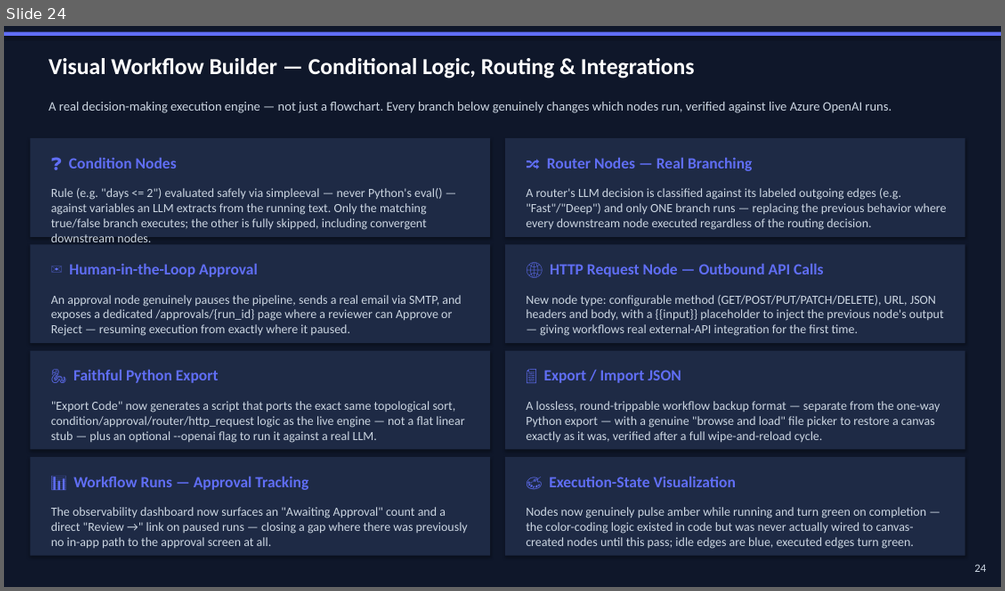
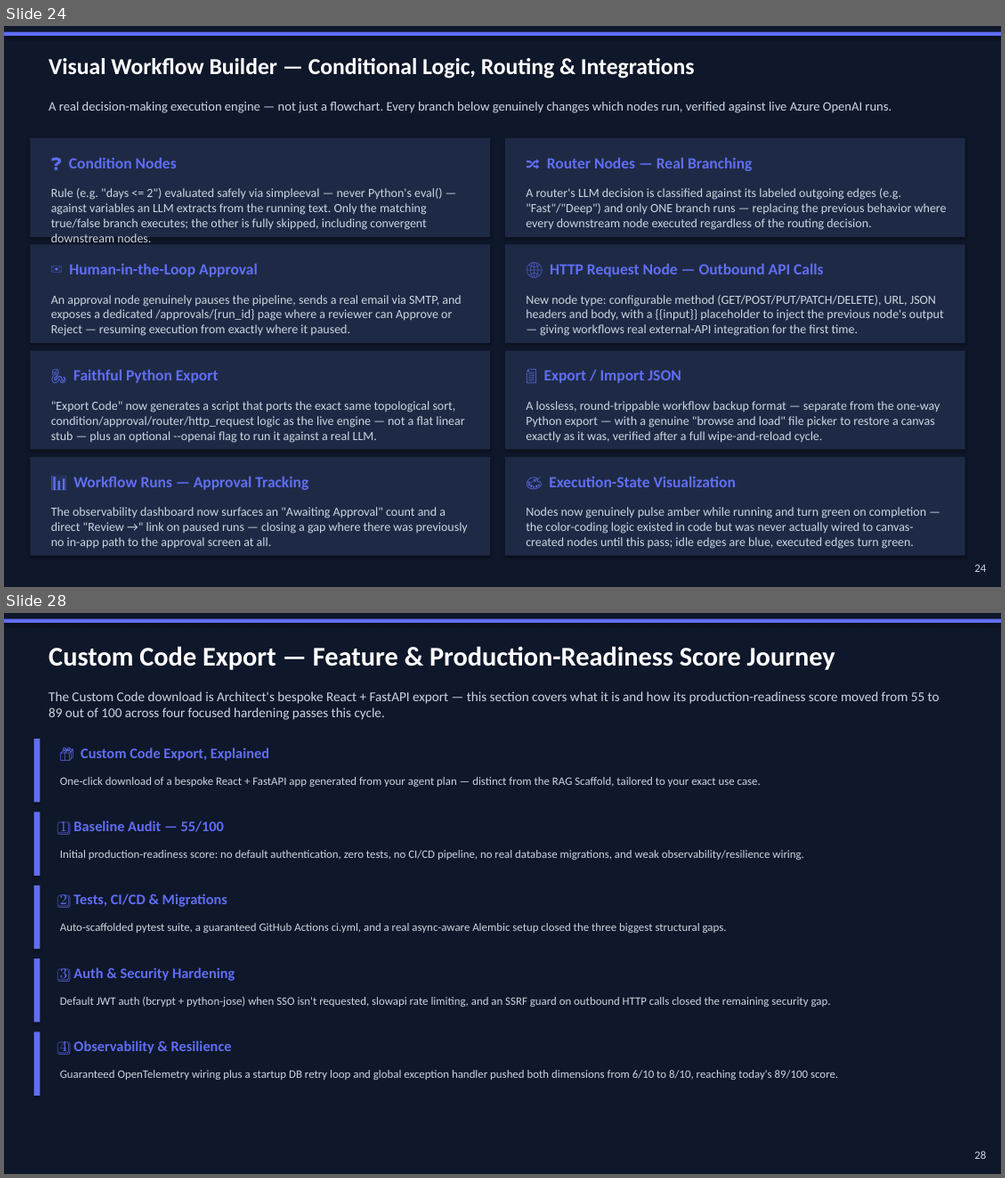
Before and after one commit to nsureshmanikandan/AgentForge, a slide deck: docs/AgentForge-PresentationV8.pptx. Shown one above the other, each under a label of ours: slide 24 before the commit, slides 24 and 28 after it; the slides between them are not shown. The pictures are 1005x591 and 1005x1178 pixels, drawn with LibreOffice and Linux fonts; fonts in the diff are those of the drawing. Boxes give left, top, right and bottom in pixels: in the first picture for what was removed or moved away, otherwise in the second. Text is boxed around its words. In the diff, an @@ line names an element or a change of style, - is before the commit and + after.

Commit message:
Update presentation to V8.0: latest features, ROI, and score journey for leadership
- Bumped title slide to Version 8.0
- Folded local-LLM and production-hardening work into the Phase 2 roadmap
- Marked the SSRF-guardrail and DB-migration-tooling items on the Known
  Limitations slide as RESOLVED, since both were closed this session
- Added "Latest Platform Updates" slide: per-feature LLM provider override,
  real per-agent Local Model / Azure choice, AI-suggested Playground input,
  accurate model display fix, and 5 LM Studio bugs found via live testing
- Added "Production-Readiness Hardening ROI" slide for leadership: test
  coverage, CI/CD, real migrations, auth/security, observability, and
  resilience scores before/after this hardening pass
- Added "Custom Code Export — Feature & Score Journey" slide explaining
  what the Custom Code download is and how its overall production-
  readiness score moved 55 -> 72 -> 85 -> 89/100 across four hardening
  layers (tests/CI/CD/migrations, auth/security, observability/resilience)
- Renamed the "Lyzr Architect" competitive-landscape column to "Lyzr AI"
  since the comparison spans their broader platform, not just one feature
- Fixed text-overflow/alignment issues on the new slides: shortened an
  oversized header and the ROI slide's big-metric values, which were sized
  for short punchy numbers (e.g. "100%") and overflowed with longer
  strings like "4/10 -> 8/10"

```diff
--- a/docs/AgentForge-PresentationV8.pptx
+++ b/docs/AgentForge-PresentationV8.pptx
@@ slide 28 added at box(4, 613, 1001, 1174), background #FFFFFF @@
@@ rectangle added at box(4, 613, 1001, 1174), fill #0F172A @@
@@ rectangle added at box(4, 619, 1001, 623), fill #606EF5 @@
@@ text added at box(48, 646, 835, 670), 26 pt, text #FFFFFF, bold @@
+Custom Code Export — Feature & Production-Readiness Score Journey
@@ text added at box(48, 691, 939, 720), 13 pt, text #CBD5E1 @@
+The Custom Code download is Architect's bespoke React + FastAPI export — this section covers what it is and how its production-readiness score moved from 55 to 89 out of 100 across four focused hardening passes this cycle.
@@ rectangle added at box(34, 738, 40, 803), fill #606EF5 @@
@@ text added at box(81, 747, 269, 761), 14 pt, text #606EF5, bold @@
+📦 Custom Code Export, Explained
@@ text added at box(60, 777, 760, 787), 11 pt, text #CBD5E1 @@
+One-click download of a bespoke React + FastAPI app generated from your agent plan — distinct from the RAG Scaffold, tailored to your exact use case.
@@ rectangle added at box(34, 811, 40, 876), fill #606EF5 @@
@@ text added at box(60, 820, 224, 835), 14 pt, text #606EF5, bold @@
+1️⃣ Baseline Audit — 55/100
@@ text added at box(60, 850, 804, 860), 11 pt, text #CBD5E1 @@
+Initial production-readiness score: no default authentication, zero tests, no CI/CD pipeline, no real database migrations, and weak observability/resilience wiring.
@@ rectangle added at box(34, 885, 40, 949), fill #606EF5 @@
@@ text added at box(60, 893, 227, 908), 14 pt, text #606EF5, bold @@
+2⃣ Tests, CI/CD & Migrations
@@ text added at box(60, 923, 727, 933), 11 pt, text #CBD5E1 @@
+Auto-scaffolded pytest suite, a guaranteed GitHub Actions ci.yml, and a real async-aware Alembic setup closed the three biggest structural gaps.
@@ rectangle added at box(34, 958, 40, 1022), fill #606EF5 @@
@@ text added at box(60, 967, 235, 981), 14 pt, text #606EF5, bold @@
+3⃣ Auth & Security Hardening
@@ text added at box(60, 997, 831, 1006), 11 pt, text #CBD5E1 @@
+Default JWT auth (bcrypt + python-jose) when SSO isn't requested, slowapi rate limiting, and an SSRF guard on outbound HTTP calls closed the remaining security gap.
@@ rectangle added at box(34, 1032, 40, 1095), fill #606EF5 @@
@@ text added at box(60, 1040, 232, 1054), 14 pt, text #606EF5, bold @@
+4⃣ Observability & Resilience
@@ text added at box(60, 1070, 838, 1079), 11 pt, text #CBD5E1 @@
+Guaranteed OpenTelemetry wiring plus a startup DB retry loop and global exception handler pushed both dimensions from 6/10 to 8/10, reaching today's 89/100 score.
@@ text added at box(974, 1151, 986, 1159), 11 pt, text #CBD5E1 @@
+28
```
Also in this commit, not shown: 1 slide changed.
